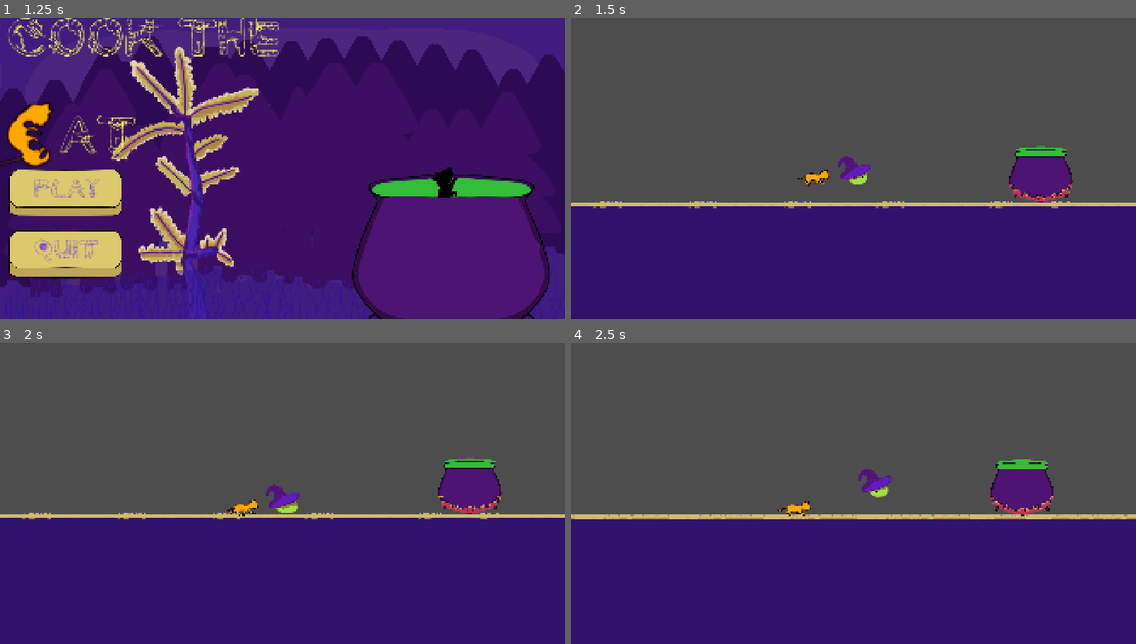
Above: before the commit, frames 1-4 (two rows, left to right).
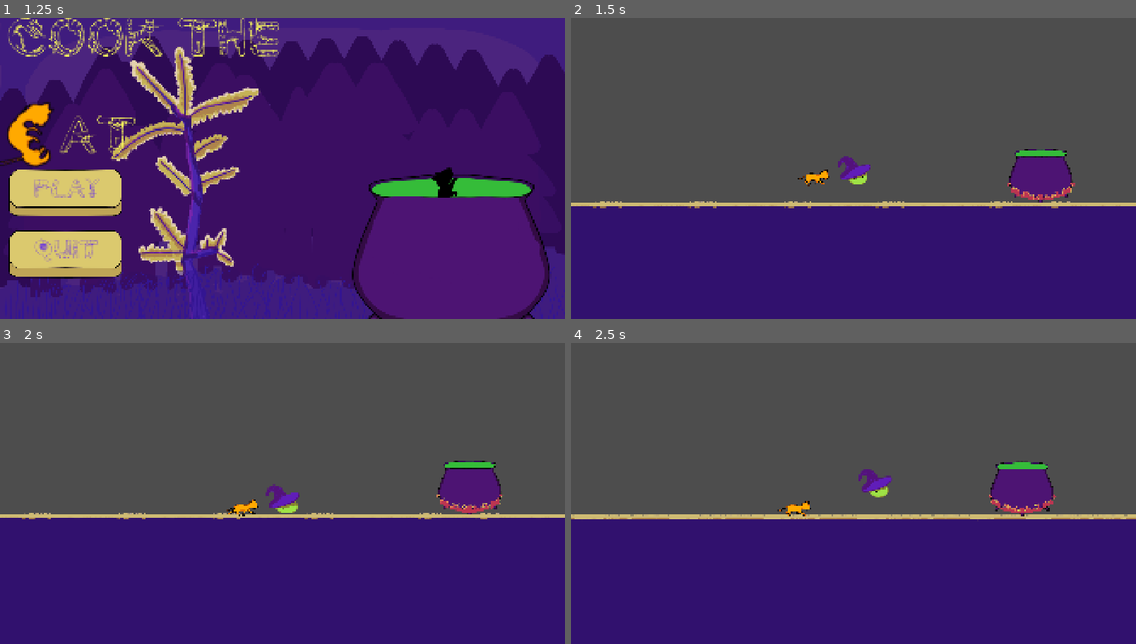
Above: after the commit, the same moments.

Repository: EternaHQ/Enchanted-Mini-Jam
Game: Godot game, scene res://Scenes/Main.tscn
Two runs of this game, one before a commit and one after it. Both use one fixed random seed, a clock stepped at 60 frames per second and the inputs below.
Inputs (mouse positions are in pixels of both pictures, inside the frame that each line leads up to):
- Up to frame 1 (1.25 s): move the mouse to (406, 153) at 0.52 s; press the mouse at (406, 153) at 0.53 s; hold Right (Right) from 0.53 s (still down); tap Space (Up) at 0.77 s
- Up to frame 2 (1.5 s): release Right (Right) at 1.25 s; release the mouse at (977, 153) at 1.25 s; click (638, 189) at 1.25 s
- Up to frame 3 (2 s): no input
- Up to frame 4 (2.5 s): move the mouse to (813, 508) at 2.02 s; hold Right (Right) from 2.03 s (still down); click (813, 508) at 2.1 s; tap Space (Up) at 2.27 s

Frame 1 is identical in both runs. In frame 2, 0.3% of the frame differs, in the area x 77-90%, y 42-61%; in frame 3, 0.3%; in frame 4, 0.3%.

Commit message:
create cauldron texture layers finish

Diff:
--- a/enchanted-game-jam/Scenes/cauldron.tscn
+++ b/enchanted-game-jam/Scenes/cauldron.tscn
@@ -1,15 +1,15 @@
 [gd_scene format=3 uid="uid://bh65c7ue06ckp"]
 
 [ext_resource type="Script" uid="uid://bdxgdnjj23cmd" path="res://Scenes/cauldron.gd" id="1_2rulr"]
-[ext_resource type="Texture2D" uid="uid://c3w8rk0pbmt24" path="res://Assets/signal-2026-10-25-01-20-55-251_002.png" id="2_oiwvb"]
-[ext_resource type="Texture2D" uid="uid://r88upr0tjmrp" path="res://Assets/PNGSet/PNG_0001.png" id="2_v2jri"]
-[ext_resource type="Texture2D" uid="uid://cuu3y836b8r8r" path="res://Assets/PNGSet/PNG_0002.png" id="3_oiwvb"]
-[ext_resource type="Texture2D" uid="uid://ykcfrxeuc8kv" path="res://Assets/PNGSet/PNG_0003.png" id="4_uhwwe"]
-[ext_resource type="Texture2D" uid="uid://cby3gdckqx0sw" path="res://Assets/PNGSet/PNG_0004.png" id="5_sg3l0"]
-[ext_resource type="Texture2D" uid="uid://bkv02ysca84fx" path="res://Assets/PNGSet/PNG_0005.png" id="6_axbx3"]
-[ext_resource type="Texture2D" uid="uid://bfwxano6nf8vw" path="res://Assets/PNGSet/PNG_0006.png" id="7_h8o5g"]
-[ext_resource type="Texture2D" uid="uid://cn0upw37q3nn7" path="res://Assets/PNGSet/PNG_0007.png" id="8_qspni"]
-[ext_resource type="Texture2D" uid="uid://drfvjdim7bgvb" path="res://Assets/PNGSet/PNG_0008.png" id="9_hckop"]
+[ext_resource type="Texture2D" uid="uid://c52l80m6vgxqe" path="res://Assets/signal-2026-10-25-01-44-26-846_002.png" id="2_oiwvb"]
+[ext_resource type="Texture2D" uid="uid://6i5jrby175m" path="res://Assets/PNGSet/PNG_0001.png" id="2_v2jri"]
+[ext_resource type="Texture2D" uid="uid://bfda541g70tpt" path="res://Assets/PNGSet/PNG_0002.png" id="3_oiwvb"]
+[ext_resource type="Texture2D" uid="uid://0m06h78kvroo" path="res://Assets/PNGSet/PNG_0003.png" id="4_uhwwe"]
+[ext_resource type="Texture2D" uid="uid://blc3f12a45ivj" path="res://Assets/PNGSet/PNG_0004.png" id="5_sg3l0"]
+[ext_resource type="Texture2D" uid="uid://ds5nsg2ajwt3k" path="res://Assets/PNGSet/PNG_0005.png" id="6_axbx3"]
+[ext_resource type="Texture2D" uid="uid://ddy3n6hux7vcl" path="res://Assets/PNGSet/PNG_0006.png" id="7_h8o5g"]
+[ext_resource type="Texture2D" uid="uid://bppff2m1uvjql" path="res://Assets/PNGSet/PNG_0007.png" id="8_qspni"]
+[ext_resource type="Texture2D" uid="uid://prvkp3q5n6rb" path="res://Assets/PNGSet/PNG_0008.png" id="9_hckop"]
 
 [sub_resource type="CapsuleShape2D" id="CapsuleShape2D_b37d6"]
 radius = 44.0
@@ -47,6 +47,9 @@
 "speed": 6.0
 }]
 
+[sub_resource type="RectangleShape2D" id="RectangleShape2D_ejmsa"]
+size = Vector2(350.5, 1060)
+
 [node name="StaticBody2D" type="StaticBody2D" unique_id=606351460]
 script = ExtResource("1_2rulr")
 
@@ -60,7 +63,7 @@
 shape = SubResource("CapsuleShape2D_b37d6")
 
 [node name="back_sprite" type="Sprite2D" parent="." unique_id=1457933939]
-position = Vector2(0, -24)
+position = Vector2(0, -1)
 texture = ExtResource("2_oiwvb")
 
 [node name="front_sprite" type="AnimatedSprite2D" parent="." unique_id=655461960]
@@ -71,4 +74,10 @@
 [node name="CollisionPolygon2D" type="CollisionPolygon2D" parent="." unique_id=482137628]
 polygon = PackedVector2Array(192, 25, 211, 109, 144, 205, 9, 236, -149, 207, -209, 123, -196, 25, -155, -41, -171, 130, -127, 183, -7, 205, 116, 177, 169, 122, 158, -40)
 
+[node name="Area2D" type="Area2D" parent="." unique_id=2116066938]
+
+[node name="CollisionShape2D" type="CollisionShape2D" parent="Area2D" unique_id=1084684056]
+position = Vector2(1.75, -620)
+shape = SubResource("RectangleShape2D_ejmsa")
+
 [connection signal="area_entered" from="Area_top" to="." method="_on_area_top_area_entered"]
--- a/enchanted-game-jam/Scripts/cat.gd
+++ b/enchanted-game-jam/Scripts/cat.gd
@@ -42,7 +42,6 @@
 
 func _on_grab_area_2d_body_entered(body: Node2D) -> void:
 	if body.is_in_group("player"):
-		print("test")
 		is_grabbed = true
 		animated_sprite.play("grabbed")
 		collision_shape.set_deferred("disabled", true)
Binary file changed: enchanted-game-jam/Assets/PNGSet/PNG_0001.png
Not shown, changed: enchanted-game-jam/Assets/PNGSet/PNG_0001.png.import
Binary file changed: enchanted-game-jam/Assets/PNGSet/PNG_0002.png
Not shown, changed: enchanted-game-jam/Assets/PNGSet/PNG_0002.png.import
Binary file changed: enchanted-game-jam/Assets/PNGSet/PNG_0003.png
Not shown, changed: enchanted-game-jam/Assets/PNGSet/PNG_0003.png.import
Binary file changed: enchanted-game-jam/Assets/PNGSet/PNG_0004.png
Not shown, changed: enchanted-game-jam/Assets/PNGSet/PNG_0004.png.import
Binary file changed: enchanted-game-jam/Assets/PNGSet/PNG_0005.png
Not shown, changed: enchanted-game-jam/Assets/PNGSet/PNG_0005.png.import
Binary file changed: enchanted-game-jam/Assets/PNGSet/PNG_0006.png
Not shown, changed: enchanted-game-jam/Assets/PNGSet/PNG_0006.png.import
(and 7 more such lines)
